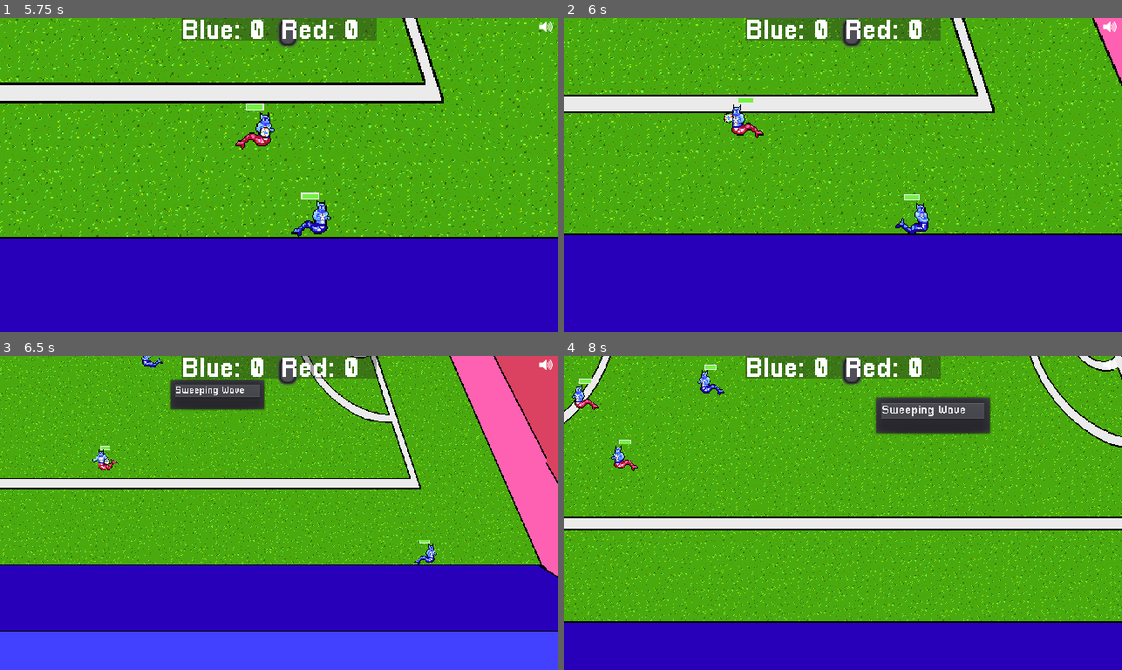
Above: before the commit, frames 1-4 (two rows, left to right).
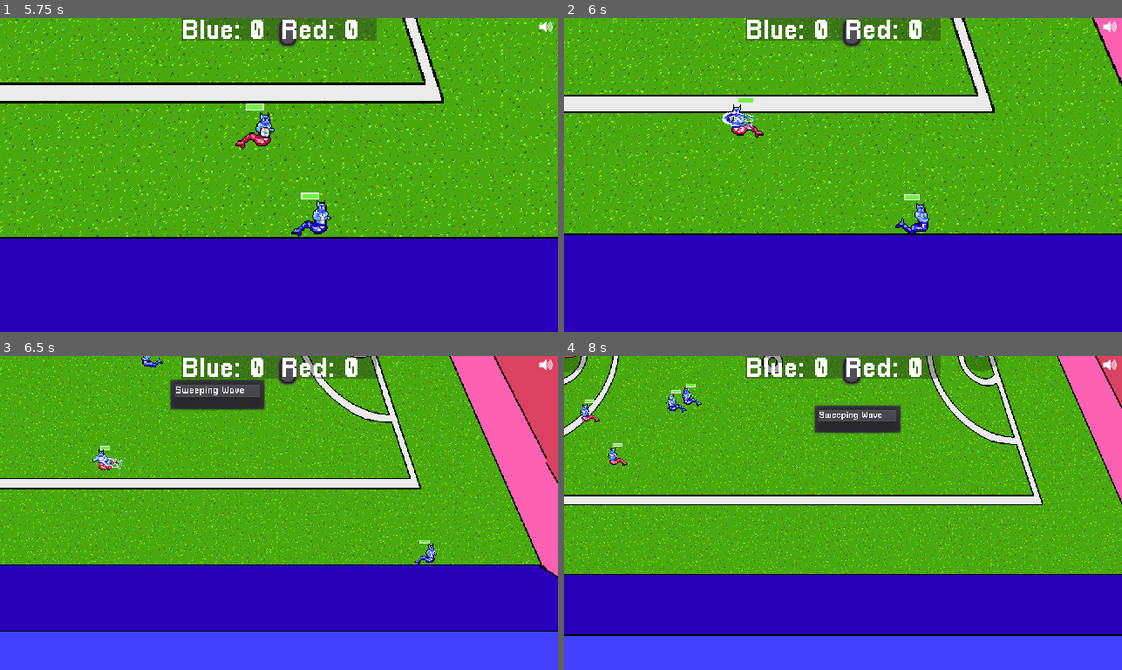
Above: after the commit, the same moments.

Repository: gamkedo-la/Elementaball
Game: Godot game, scene res://Node2D.tscn
The game is run twice, just before and just after one commit, with the same random seed, the same clock (stepped at 60 frames per second) and the same inputs.
Inputs:
- Up to frame 1 (5.75 s): hold Right (ui_right) 0.53-1.28 s; hold Down (ui_down) 1.28-2.03 s; hold Right (ui_right) 2.03-2.78 s; hold Up (ui_up) 2.78-3.53 s; hold Left (ui_left) 3.53-5.03 s; hold Down (ui_down) from 5.03 s (still down)
- Up to frame 2 (6 s): release Down (ui_down) at 5.78 s; hold Right (ui_right) from 5.78 s (still down)
- Up to frame 3 (6.5 s): keep holding Right (ui_right)
- Up to frame 4 (8 s): release Right (ui_right) at 6.53 s; hold Up (ui_up) 6.53-7.28 s; hold Right (ui_right) from 7.28 s (still down)

Frame 1 is identical in both runs. In frame 2, 0.1% of the frame differs, in the area x 28-35%, y 29-36%; in frame 3, less than 0.1%; in frame 4, 50%, in the area x 0-100%, y 0-100%.

Commit message:
Water ball effect implemented

Diff:
--- /dev/null
+++ b/BallEffects.gd
@@ -0,0 +1,9 @@
+extends AnimatedSprite
+
+onready var TargetNode = get_node("../Ball")
+
+func _process(delta):
+	self.transform.origin = TargetNode.transform.origin
+
+	if TargetNode.linear_velocity:
+		look_at(transform.origin + TargetNode.linear_velocity)
--- a/Field and Equipment/Ball.gd
+++ b/Field and Equipment/Ball.gd
@@ -16,6 +16,7 @@
 var kickedType
 var blockedType
 var target
+var ballEffects
 
 #Variables for damage calculation phase
 signal blocked
@@ -32,6 +33,7 @@
 export var kickSpeed = 1
 
 func _ready():
+	ballEffects = get_node("../BallEffects")
 	SceneController.connect("inPossession", self, "set_possession")
 	SceneController.connect("controlling", self, "set_control")
 	set_physics_process(true)
@@ -69,6 +71,7 @@
 func set_possession(player):
 	playerInPossession = player
 	if player != null:
+		ballEffects.visible = false
 		lastInPossession = player
 		possessionNode = player.get_node("ThingsToFlip/Position2D")
 		if player in get_tree().get_nodes_in_group("player_team"):
@@ -80,6 +83,7 @@
 	else:
 		enemyPossession = false
 		dribbling = false
+
 
 func set_control(player):
 	controllingPlayer = player
@@ -232,7 +236,7 @@
 	self.mode = RigidBody2D.MODE_RIGID
 	get_node("CollisionShape2D").disabled = false
 	set_linear_velocity((possibleShots[shotIndex] - self.global_position) * kickSpeed)
-	apply_torque_impulse(rng.randf_range(500, 2000))
+	#apply_torque_impulse(rng.randf_range(500, 2000))
 
 func _on_PassMenu_id_pressed(id, kicker):
 	initialize_kick(id)
@@ -254,7 +258,7 @@
 	kicking = true
 	self.mode = RigidBody2D.MODE_RIGID
 	set_linear_velocity((nearestMate.position - self.global_position) * kickSpeed)
-	apply_torque_impulse(rng.randf_range(500, 2000))
+	#apply_torque_impulse(rng.randf_range(500, 2000))
 	yield(get_tree().create_timer(0.1), "timeout")
 	get_node("CollisionShape2D").disabled = false
 
@@ -270,7 +274,8 @@
 		#get_node("Sprite").modulate = Color(255,0,0)
 		kickedType = "Red"
 	if menuAbilities[id].type == "Blue":
-		#get_node("Sprite").modulate = Color(0,0,255)
+		ballEffects.visible = true
+		ballEffects.animation = "water ball"
 		kickedType = "Blue"
 
 	AudioQueen.emit_signal("playSound", menuAbilities[id].sound)
@@ -380,7 +385,6 @@
 func _on_Boundary_Line_body_exited(body):
 	if throwingIn and outOfBounds:
 		if body == self:
-			print("not out of bounds anymore")
 			outOfBounds = false
 			throwingIn = false
 
--- a/Field and Equipment/Ball.tscn
+++ b/Field and Equipment/Ball.tscn
@@ -1,6 +1,6 @@
 [gd_scene load_steps=5 format=2]
 
-[ext_resource path="res://Art/Sprites/ball.png" type="Texture" id=1]
+[ext_resource path="res://Art/Sprites/Equipment/ball.png" type="Texture" id=1]
 [ext_resource path="res://Field and Equipment/Ball.gd" type="Script" id=2]
 
 [sub_resource type="CircleShape2D" id=1]
--- /dev/null
+++ b/Field and Equipment/BallParticles.gd
@@ -0,0 +1,16 @@
+extends AnimatedSprite
+
+
+# Declare member variables here. Examples:
+# var a = 2
+# var b = "text"
+
+
+# Called when the node enters the scene tree for the first time.
+func _ready():
+	pass # Replace with function body.
+
+
+# Called every frame. 'delta' is the elapsed time since the previous frame.
+#func _process(delta):
+#	pass
--- a/Field and Equipment/Goal.tscn
+++ b/Field and Equipment/Goal.tscn
@@ -1,6 +1,6 @@
 [gd_scene load_steps=4 format=2]
 
-[ext_resource path="res://Art/Sprites/goal.png" type="Texture" id=1]
+[ext_resource path="res://Art/Sprites/Equipment/goal.png" type="Texture" id=1]
 
 [sub_resource type="CircleShape2D" id=1]
 radius = 39.3222
--- a/Node2D.tscn
+++ b/Node2D.tscn
@@ -7,13 +7,15 @@
 [ext_resource path="res://Field and Equipment/Goal.tscn" type="PackedScene" id=5]
 [ext_resource path="res://Field and Equipment/ParallaxBackground.tscn" type="PackedScene" id=6]
 [ext_resource path="res://Camera2D.gd" type="Script" id=7]
-[ext_resource path="res://Art/Sprites/enemy_goal.png" type="Texture" id=8]
+[ext_resource path="res://Art/Sprites/Equipment/enemy_goal.png" type="Texture" id=8]
 [ext_resource path="res://Players/Defense Zones/EnemyRight.tscn" type="PackedScene" id=9]
 [ext_resource path="res://Players/blue_player_stats.tres" type="Resource" id=10]
 [ext_resource path="res://UI/MuteButton.gd" type="Script" id=11]
 [ext_resource path="res://Art/UI/speaker_on.png" type="Texture" id=12]
 [ext_resource path="res://Fonts/new_pixellari_font.tres" type="DynamicFont" id=13]
 [ext_resource path="res://ScoreBoard.gd" type="Script" id=14]
+[ext_resource path="res://Art/Sprites/Equipment/water_ball.png" type="Texture" id=15]
+[ext_resource path="res://BallEffects.gd" type="Script" id=16]
 
 [sub_resource type="AnimationNodeStateMachinePlayback" id=1]
 
@@ -21,11 +23,40 @@
 
 [sub_resource type="AnimationNodeStateMachinePlayback" id=3]
 
-[sub_resource type="AnimationNodeStateMachinePlayback" id=4]
-
-[sub_resource type="AnimationNodeStateMachinePlayback" id=5]
-
-[sub_resource type="AnimationNodeStateMachinePlayback" id=6]
+[sub_resource type="AtlasTexture" id=23]
+atlas = ExtResource( 15 )
+region = Rect2( 0, 0, 48, 16 )
+
+[sub_resource type="AtlasTexture" id=24]
+atlas = ExtResource( 15 )
+region = Rect2( 48, 0, 48, 16 )
+
+[sub_resource type="AtlasTexture" id=25]
+atlas = ExtResource( 15 )
+region = Rect2( 96, 0, 48, 16 )
+
+[sub_resource type="AtlasTexture" id=26]
+atlas = ExtResource( 15 )
+region = Rect2( 144, 0, 48, 16 )
+
+[sub_resource type="SpriteFrames" id=19]
+animations = [ {
+"frames": [  ],
+"loop": true,
+"name": "default",
+"speed": 5.0
+}, {
+"frames": [ SubResource( 23 ), SubResource( 24 ), SubResource( 25 ), SubResource( 26 ) ],
+"loop": true,
+"name": "water ball",
+"speed": 10.0
+} ]
+
+[sub_resource type="AnimationNodeStateMachinePlayback" id=20]
+
+[sub_resource type="AnimationNodeStateMachinePlayback" id=21]
+
+[sub_resource type="AnimationNodeStateMachinePlayback" id=22]
 
 [sub_resource type="Curve2D" id=7]
 resource_local_to_scene = true
@@ -131,6 +162,16 @@
 [node name="BlockMenu" parent="Popup" index="3"]
 items = [ "Tree Wall", null, 0, false, false, 0, 0, null, "", false, "Sweeping Wave", null, 0, false, false, 1, 0, null, "", false, "Flame Wall", null, 0, false, false, 2, 0, null, "", false ]
 
+[node name="BallEffects" type="AnimatedSprite" parent="."]
+visible = false
+position = Vector2( 153.505, 67.5925 )
+z_index = 3
+frames = SubResource( 19 )
+animation = "water ball"
+frame = 2
+playing = true
+script = ExtResource( 16 )
+
 [node name="Ball" parent="." instance=ExtResource( 2 )]
 position = Vector2( 159.34, 67.8276 )
 z_index = 2
Renamed: Art/Sprites/ball.png -> Art/Sprites/Equipment/ball.png
Not shown, changed: Art/Sprites/Equipment/ball.png.import
Renamed: Art/Sprites/enemy_goal.png -> Art/Sprites/Equipment/enemy_goal.png
Not shown, changed: Art/Sprites/Equipment/enemy_goal.png.import
Renamed: Art/Sprites/goal.png -> Art/Sprites/Equipment/goal.png
Not shown, added: Art/Sprites/Equipment/goal.png.import
Renamed: Art/Sprites/goal_placeholder.png -> Art/Sprites/Equipment/goal_placeholder.png
Not shown, changed: Art/Sprites/Equipment/goal_placeholder.png.import
Binary file added: Art/Sprites/Equipment/water_ball.png
Not shown, changed: Art/Sprites/Equipment/water_ball.png.import
Not shown: 4 places in Node2D.tscn that only renumber resources
